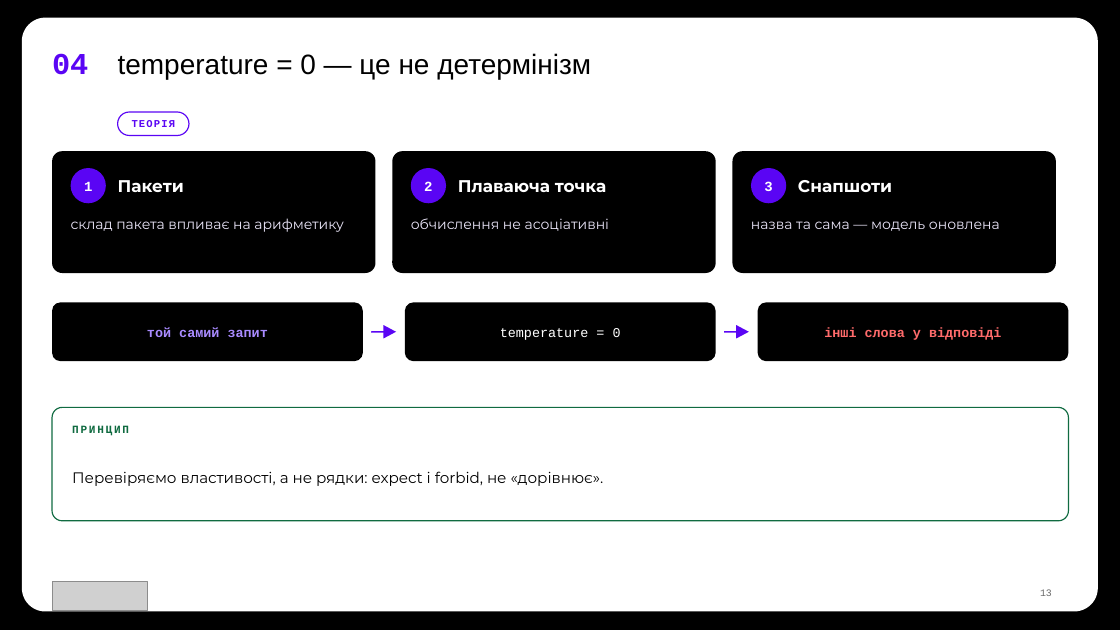
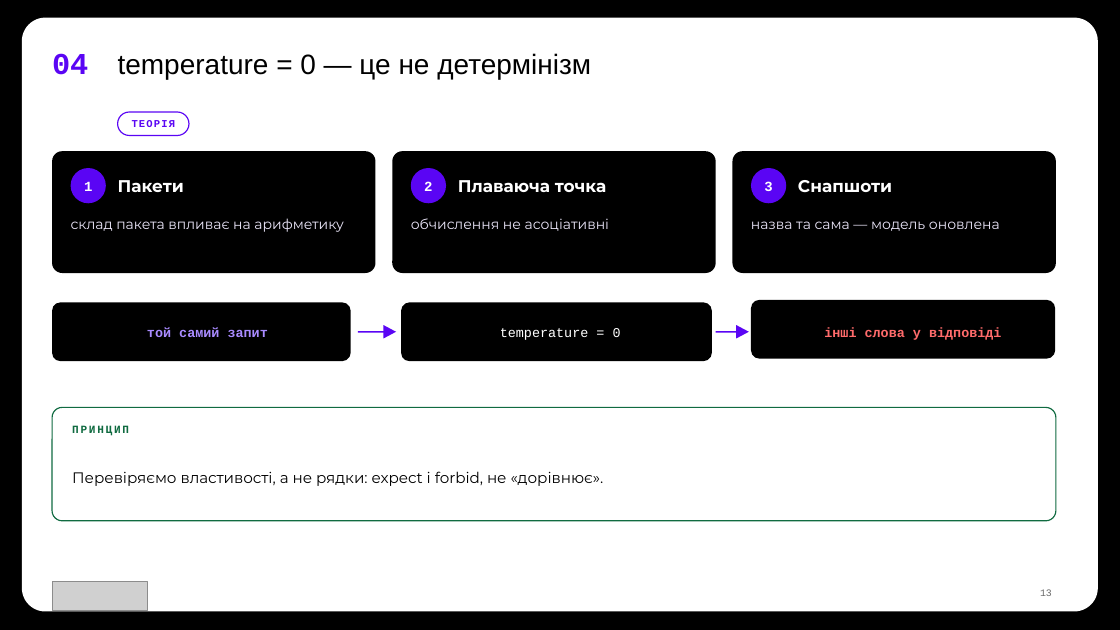
Before and after one commit to TarasFedorenkoFTV/llmops-bootcamp, a slide deck: slide 13 of docs/decks/L01.pptx. Drawn at 1120x630 pixels with LibreOffice and Linux fonts; fonts in the diff are those of the drawing; grey boxes stand for pictures; background and template pictures are left out. Boxes give left, top, right and bottom in pixels: in the first picture for what was removed or moved away, otherwise in the second. Text is boxed around its words. In the diff, an @@ line names an element or a change of style, - is before the commit and + after.

```diff
--- a/docs/decks/L01.pptx
+++ b/docs/decks/L01.pptx
@@ rounded rectangle: place and size @@
-rounded rectangle at [52, 302, 363, 361]
+rounded rectangle at [52, 302, 351, 361]
@@ rounded rectangle: place and size @@
-rounded rectangle at [405, 302, 716, 361]
+rounded rectangle at [402, 302, 712, 361]
@@ rounded rectangle: place and size @@
-rounded rectangle at [758, 302, 1069, 361]
+rounded rectangle at [751, 300, 1055, 359]
@@ line moved from (371, 332) - (386, 332) to (358, 332) - (386, 332) @@
@@ line moved from (724, 332) - (739, 332) to (716, 332) - (739, 332) @@
@@ rounded rectangle: place and size @@
-rounded rectangle at [52, 408, 1069, 521]
+rounded rectangle at [52, 408, 1056, 521]
```
Also in this commit, not shown: 4 other slides changed, 11 other files.
